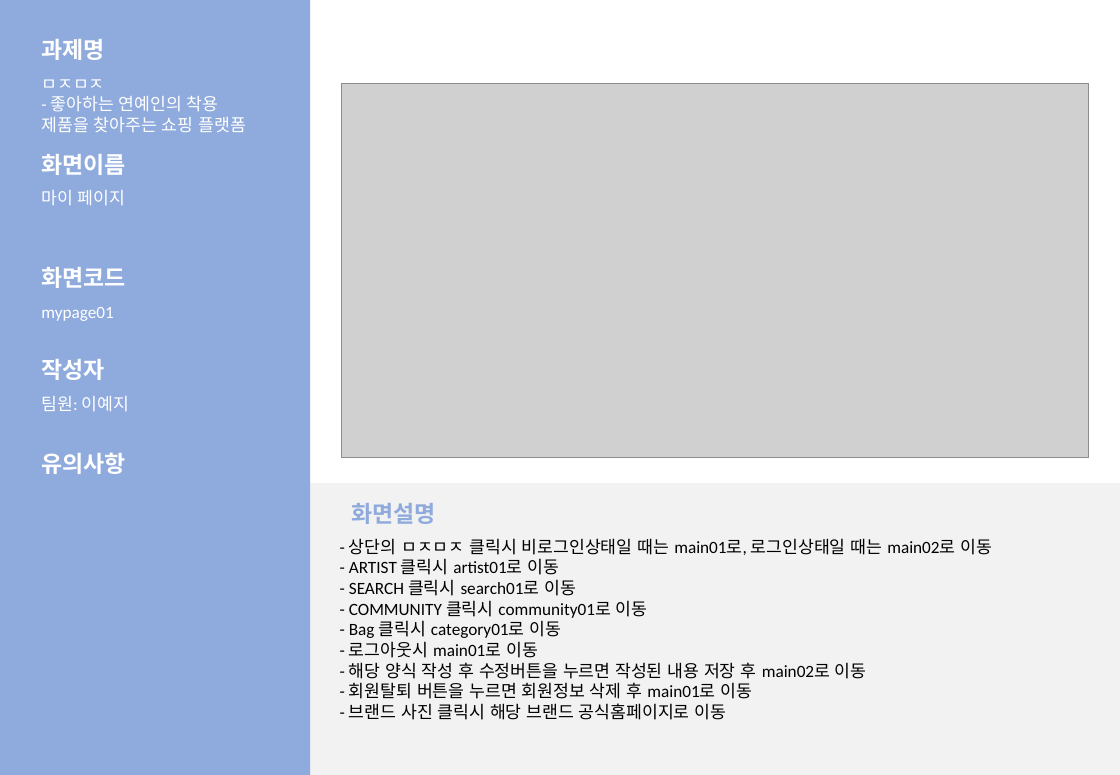
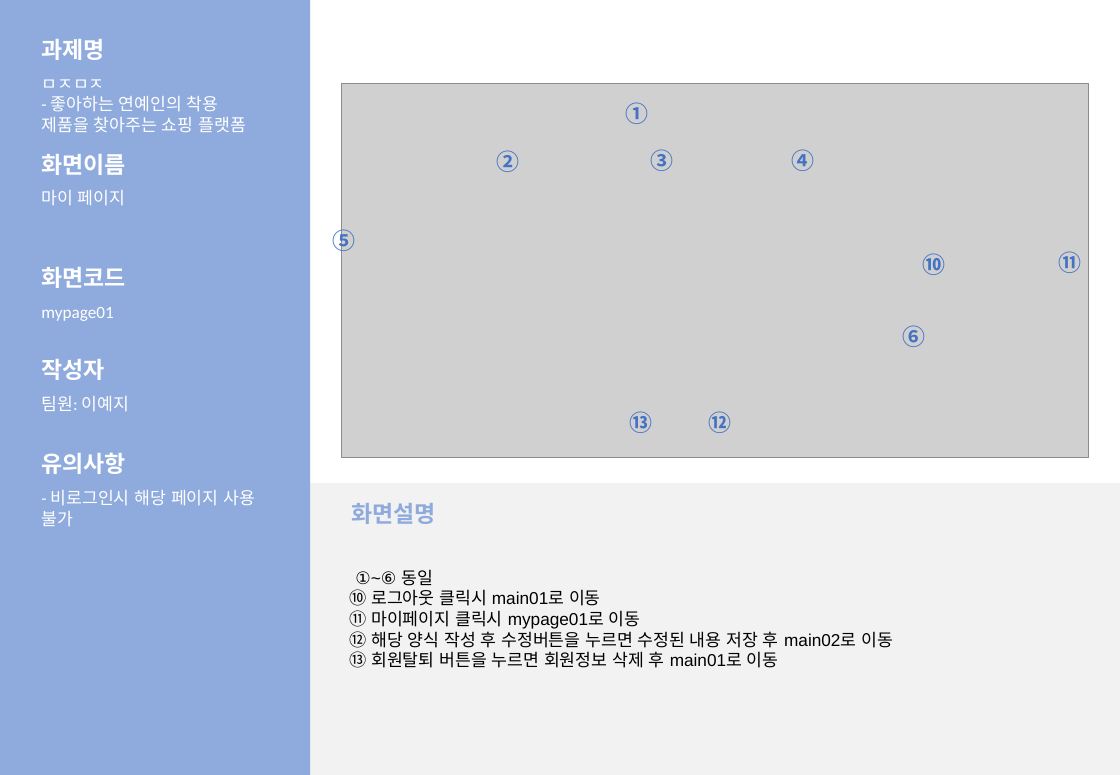
Before and after one commit to LeticiaKang/Project_Idol-Fandom-WebPlaform, a slide deck: slide 16 of 산출문서/화면설계서/화면설계서_서식(1조. HappyVirus) (2).pptx. Drawn at 1120x775 pixels with LibreOffice and Linux fonts; fonts in the diff are those of the drawing; grey boxes stand for pictures. Boxes give left, top, right and bottom in pixels: in the first picture for what was removed or moved away, otherwise in the second. Text is boxed around its words. In the diff, an @@ line names an element or a change of style, - is before the commit and + after.

```diff
--- a/산출문서/화면설계서/화면설계서_서식(1조. HappyVirus) (2).pptx
+++ b/산출문서/화면설계서/화면설계서_서식(1조. HappyVirus) (2).pptx
@@ text added at [625, 102, 648, 124], 16 pt, text #4472C4, bold @@
+①
@@ text added at [650, 149, 673, 171], 16 pt, text #4472C4, bold @@
+③
@@ text added at [791, 149, 814, 171], 16 pt, text #4472C4, bold @@
+④
@@ text added at [496, 150, 519, 172], 16 pt, text #4472C4, bold @@
+②
@@ text added at [332, 226, 355, 255], 16 pt, text #4472C4, bold @@
+⑤
@@ text added at [923, 253, 946, 275], 16 pt, text #4472C4, bold @@
+⑩
@@ text added at [1058, 251, 1081, 273], 16 pt, text #4472C4, bold @@
+⑪
@@ text added at [903, 325, 926, 347], 16 pt, text #4472C4, bold @@
+⑥
@@ text added at [629, 411, 652, 433], 16 pt, text #4472C4, bold @@
+⑬
@@ text added at [708, 411, 731, 433], 16 pt, text #4472C4, bold @@
+⑫
@@ text added at [41, 490, 255, 526], 12 pt, text #FFFFFF @@
+- 비로그인시 해당 페이지 사용 불가
@@ text in rectangle at [349, 569, 893, 668]: text changed; font Calibri to Arial @@
-- 상단의 ㅁㅈㅁㅈ 클릭시 비로그인상태일 때는 main01로, 로그인상태일 때는 main02로 이동
-- ARTIST 클릭시 artist01로 이동
-- SEARCH 클릭시 search01로 이동
-- COMMUNITY 클릭시 community01로 이동
-- Bag 클릭시 category01로 이동
-- 로그아웃시 main01로 이동
-- 해당 양식 작성 후 수정버튼을 누르면 작성된 내용 저장 후 main02로 이동
-- 회원탈퇴 버튼을 누르면 회원정보 삭제 후 main01로 이동
-- 브랜드 사진 클릭시 해당 브랜드 공식홈페이지로 이동
+①~⑥ 동일
+⑩ 로그아웃 클릭시 main01로 이동
+⑪ 마이페이지 클릭시 mypage01로 이동
+⑫ 해당 양식 작성 후 수정버튼을 누르면 수정된 내용 저장 후 main02로 이동
+⑬ 회원탈퇴 버튼을 누르면 회원정보 삭제 후 main01로 이동
```
Also in this commit, not shown: 12 other slides changed, 1 other file.
